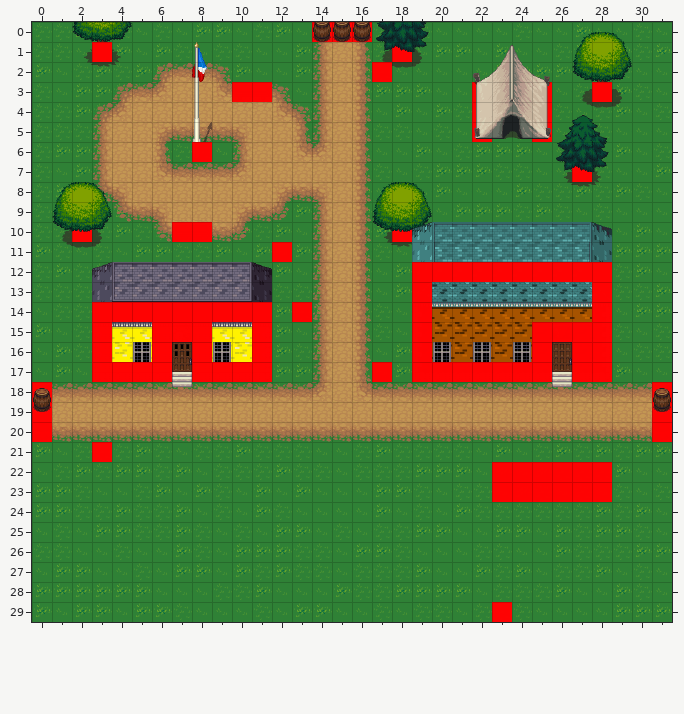
One commit to this Tiled map: game/Assets/Tilemaps/level2/level2_outside.tmx. Above, as it was before the edit.
Cells are 32x32 px. Shown: x 0..31, y 0..29. Not drawn, because the pictures are missing: unchanged layers "Bush Bottoms", "Bush Tops", "Mafia Car Bottom", "Mafia Car Top", "Road", "Rocks".
After:
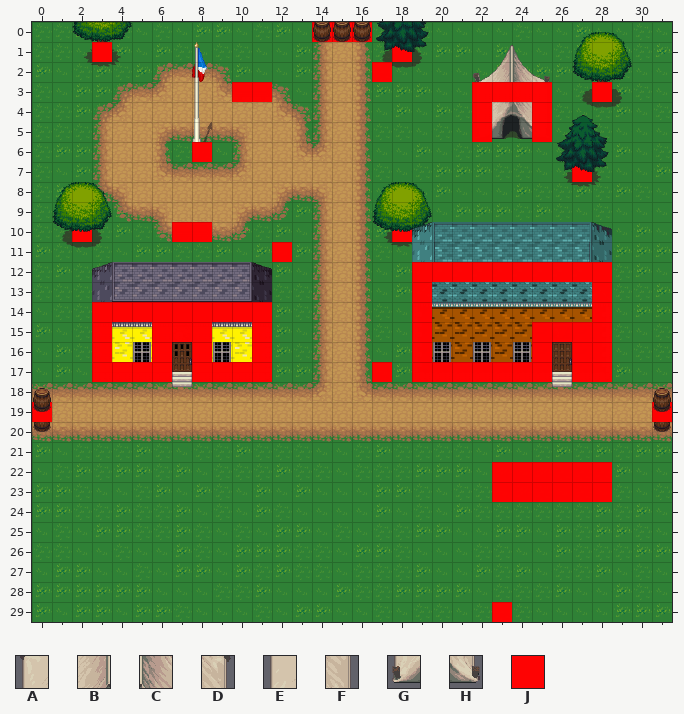
Key: from "build_atlas": A 589, B 590, C 591, D 592, E 621, F 624, G 653, H 656; from "collisions": J 0.
_ is an empty cell.
Tiles of an added or newly shown layer are drawn over the layers below it.
Change:
Layer "Collisions" (now hidden):
y 3..5: x 22 J -> _; x 25 J -> _
y 14: x 13 J -> _
y 18: x 0 J -> _; x 31 J -> _
y 20: x 0 J -> _; x 31 J -> _
y 21: x 3 J -> _
Layer "Collisions_Tent" (added):
y 3: x 22..25 ____ -> JJJJ
y 4..5: x 22 _ -> J; x 25 _ -> J
Layer "Tent" (removed):
y 3: x 22..25 ABCD -> ____
y 4: x 22 E -> _; x 25 F -> _
y 5: x 22 G -> _; x 25 H -> _
Pixel boxes of the changes (left, top, right, bottom) in both pictures:
changed: (474, 82, 551, 139)
removed: (292, 302, 312, 322)
removed: (32, 382, 52, 402)
removed: (652, 382, 672, 402)
removed: (32, 422, 52, 442)
removed: (652, 422, 672, 442)
removed: (92, 442, 112, 462)
